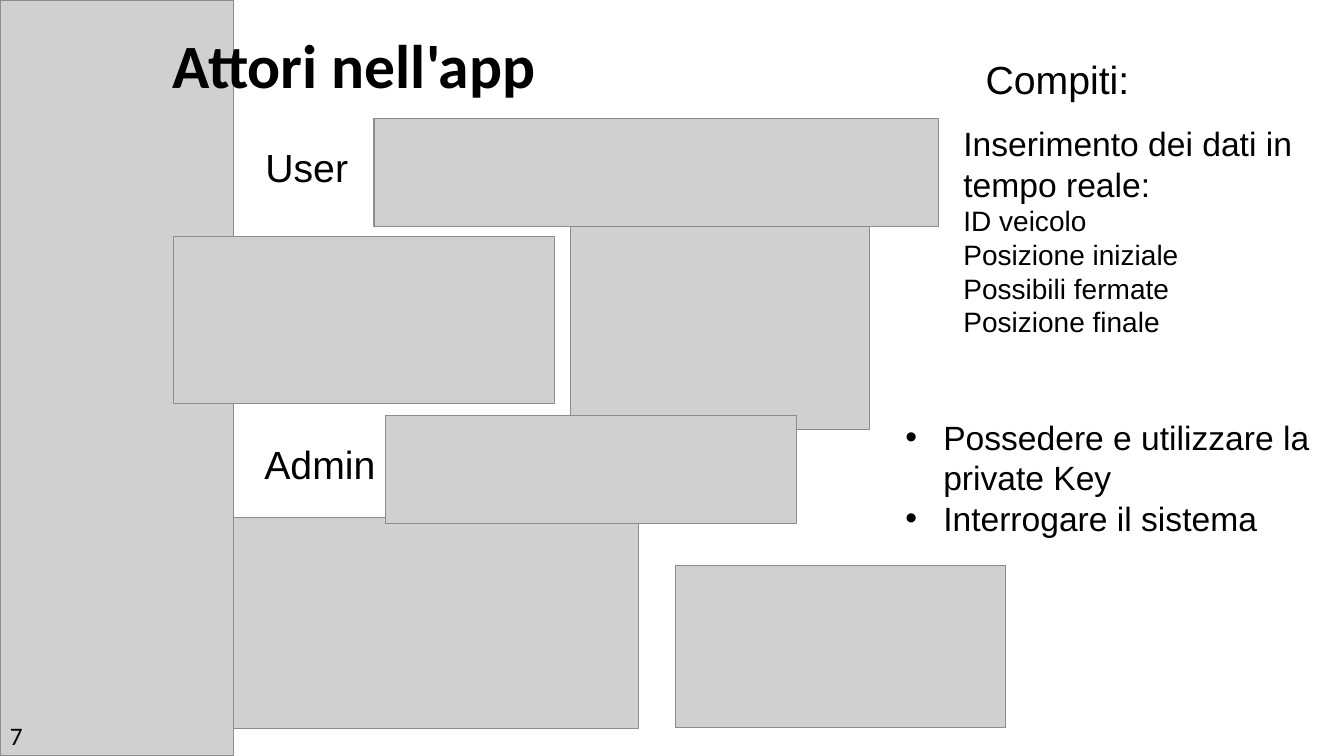
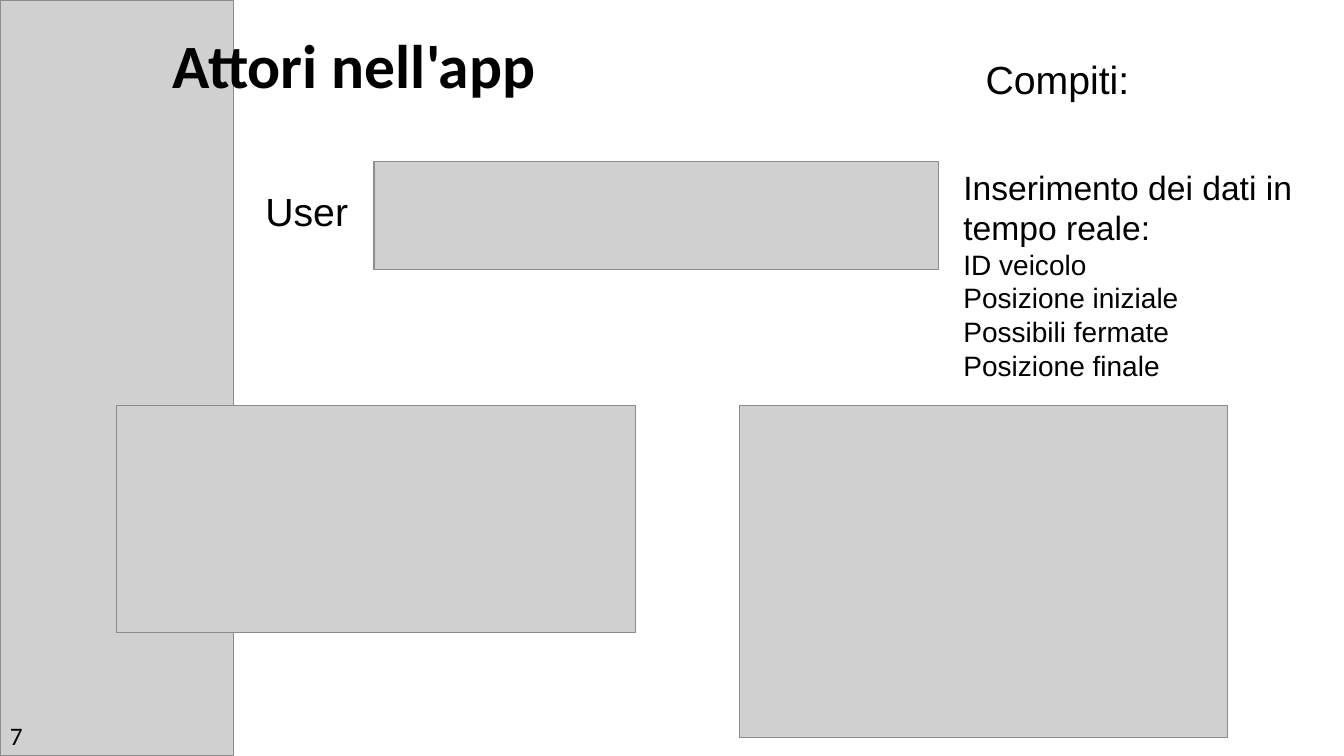
Before and after one commit to MrSecret35/Tesi_Triennale_Blockchain, a slide deck: slide 7 of presentazione_laurea/Presentazione_Laurea.pptx. Drawn at 1344x756 pixels with LibreOffice and Linux fonts; fonts in the diff are those of the drawing; grey boxes stand for pictures. Boxes give left, top, right and bottom in pixels: in the first picture for what was removed or moved away, otherwise in the second. Text is boxed around its words. In the diff, an @@ line names an element or a change of style, - is before the commit and + after.

```diff
--- a/presentazione_laurea/Presentazione_Laurea.pptx
+++ b/presentazione_laurea/Presentazione_Laurea.pptx
@@ picture: place and size @@
-picture at (374,119,940,227)
+picture at (374,162,940,270)
@@ text "Inserimento dei dati in tempo ...": place and size @@
-text "Inserimento dei dati in tempo ..." at (963,131,1292,333)
+text "Inserimento dei dati in tempo ..." at (963,175,1292,377)
@@ text "User": place and size @@
-text "User" at (265,155,348,183)
+text "User" at (265,199,348,227)
@@ picture: place and size @@
-picture at (173,237,555,404)
+picture at (117,405,636,632)
@@ picture removed at (386,416,797,524) @@
@@ picture: place and size @@
-picture at (571,226,870,430)
+picture at (739,405,1227,737)
@@ text removed at (943,425,1309,538) @@
-• Possedere e utilizzare la private Key
-• Interrogare il sistema
@@ text removed at (264,450,375,480) @@
-Admin
@@ picture removed at (233,517,638,729) @@
@@ picture removed at (676,566,1006,727) @@
```
Also in this commit, not shown: 15 other slides changed, 4 slides added, 2 slides removed, 8 other files.
